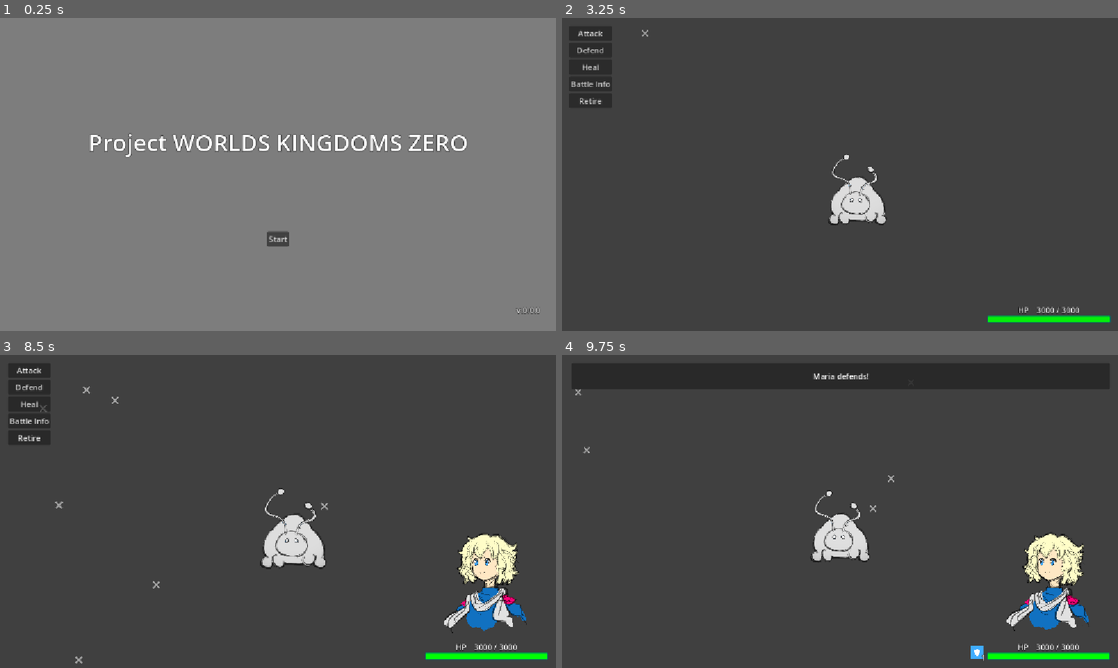
Above: before the commit, frames 1-4 (two rows, left to right).
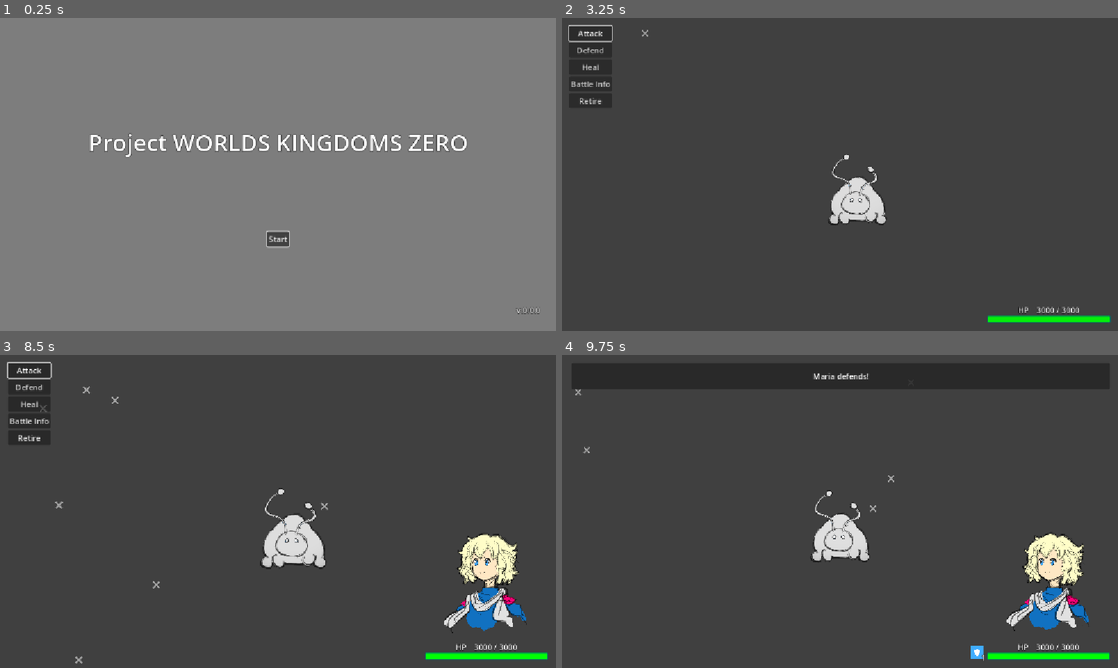
Above: after the commit, the same moments.

Repository: Adnyropast/pwkz-godot-4.7
Game: Godot game, scene res://scenes/title_screen.tscn
Two runs of this game, one before a commit and one after it. Both use one fixed random seed, a clock stepped at 60 frames per second and the inputs below. The engine's default icon, where the game draws it, is replaced by a stand-in: a white triangle on a blue panel in a dark square.
Inputs:
- Up to frame 1 (0.25 s): no input
- Up to frame 2 (3.25 s): click "Start" at 0.5 s; click "Maria Game" at 1.25 s; tap Enter (ui_accept) at 2, 2.27, 2.75, 3.02 s
- Up to frame 3 (8.5 s): click "Attack" at 3.5 s; tap Enter (ui_accept) at 5.27, 6.02, 6.77, 8.27 s; tap Escape (ui_cancel) at 6.4 s
- Up to frame 4 (9.75 s): click "Defend" at 8.75 s

The runs differ from the first frame. In frame 1, less than 0.1% of the frame differs, in the area x 47-53%, y 67-74%; in frame 2, 0.1%; in frame 3, 0.1%, in the area x 1-10%, y 2-8%; in frame 4, nothing differs.

Commit message:
feat: add keyboard navigation

Diff:
--- a/globals/SFX.gd
+++ b/globals/SFX.gd
@@ -1,11 +1,26 @@
 extends AudioStreamPlayer
+
+var disable_select_sound_once: bool = true
 
 func _enter_tree() -> void:
 	get_tree().node_added.connect(on_node_added)
 
+func reset_sound_select() -> void:
+	disable_select_sound_once = true
+
 func on_node_added(node: Node) -> void:
 	if node is Button:
-		node.pressed.connect(Sfx.play_confirm)
+		node.focus_entered.connect(on_node_focus_entered)
+		node.pressed.connect(on_node_pressed)
+
+func on_node_focus_entered() -> void:
+	if disable_select_sound_once:
+		disable_select_sound_once = false
+	else:
+		play_select()
+
+func on_node_pressed() -> void:
+	play_confirm()
 
 func play_select() -> void:
 	var audio_stream: AudioStream = preload("res://audio/sfx/sf1.ogg")
--- a/scenes/battle_commands_menu.gd
+++ b/scenes/battle_commands_menu.gd
@@ -15,10 +15,14 @@
 @onready var next_stage_button: Button = $SlideNode/MarginContainer/VBoxContainer/ButtonNextStage
 @onready var lose_battle_button: Button = $SlideNode/MarginContainer/VBoxContainer/ButtonLoseBattle
 @onready var fade_in_animation_player: AnimationPlayer = $FadeInAnimationPlayer
+@onready var first_button: Button = $SlideNode/MarginContainer/VBoxContainer/ButtonAttack
+@onready var battle_info_button: Button = $SlideNode/MarginContainer/VBoxContainer/ButtonBattleInfo
+@onready var retire_button: Button = $SlideNode/MarginContainer/VBoxContainer/ButtonRetire
 
 func _ready() -> void:
 	refresh_debug_buttons()
 	visibility_changed.connect(on_visibility_changed)
+	Navigation.set_first_button(first_button)
 
 func _on_button_next_stage_pressed() -> void:
 	next_stage_button_pressed.emit()
@@ -31,7 +35,7 @@
 
 func _on_button_retire_pressed() -> void:
 	pause()
-	PopupInterfaces.open_return_to_title_popup(unpause)
+	PopupInterfaces.open_return_to_title_popup(on_return_to_title_popup_canceled)
 
 func _on_button_lose_battle_pressed() -> void:
 	lose_battle_button_pressed.emit()
@@ -72,3 +76,11 @@
 		faded_in.emit()
 	else:
 		faded_out.emit()
+
+func on_battle_info_screen_closed() -> void:
+	battle_info_button.grab_focus()
+	unpause()
+
+func on_return_to_title_popup_canceled() -> void:
+	retire_button.grab_focus()
+	unpause()
--- a/scenes/battle_info_screen.gd
+++ b/scenes/battle_info_screen.gd
@@ -6,6 +6,7 @@
 @onready var max_hp_label: Label = $MarginContainer/PanelContainer/VBoxContainer/HBoxContainer2/MarginContainer2/VBoxContainer/VBoxContainer/HBoxContainer/HBoxContainer/MaxHPLabel
 @onready var hp_bar: ProgressBar = $MarginContainer/PanelContainer/VBoxContainer/HBoxContainer2/MarginContainer2/VBoxContainer/VBoxContainer/HPBar
 @onready var statuses_container: Container = $MarginContainer/PanelContainer/VBoxContainer/HBoxContainer2/MarginContainer2/VBoxContainer/StatusesContainer
+@onready var first_button: Button = $MarginContainer/PanelContainer/VBoxContainer/HBoxContainer2/MarginContainer/VBoxContainer/ButtonClose
 
 func _ready() -> void:
 	name_label.text = Enemy.get_enemy_name()
@@ -14,6 +15,7 @@
 	hp_bar.max_value = Enemy.get_max_hp()
 	hp_bar.value = Enemy.hp
 	update_statuses()
+	Navigation.set_first_button(first_button)
 
 func _on_button_close_pressed() -> void:
 	close_button_pressed.emit()
--- a/scenes/battle_info_screen.tscn
+++ b/scenes/battle_info_screen.tscn
@@ -1,6 +1,12 @@
 [gd_scene format=3 uid="uid://dplklkp8tc7uj"]
 
 [ext_resource type="Script" uid="uid://c1jesb7rsuyhm" path="res://scenes/battle_info_screen.gd" id="1_kywye"]
+
+[sub_resource type="InputEventAction" id="InputEventAction_4ct37"]
+action = &"ui_cancel"
+
+[sub_resource type="Shortcut" id="Shortcut_wx5fh"]
+events = [SubResource("InputEventAction_4ct37")]
 
 [sub_resource type="StyleBoxFlat" id="StyleBoxFlat_wl4qe"]
 bg_color = Color(0.003921569, 1, 0.023529412, 1)
@@ -80,6 +86,7 @@
 
 [node name="ButtonClose" type="Button" parent="MarginContainer/PanelContainer/VBoxContainer/HBoxContainer2/MarginContainer/VBoxContainer" unique_id=1950087175]
 layout_mode = 2
+shortcut = SubResource("Shortcut_wx5fh")
 text = "Close"
 
 [node name="MarginContainer2" type="MarginContainer" parent="MarginContainer/PanelContainer/VBoxContainer/HBoxContainer2" unique_id=2068745041]
--- a/scenes/battle_scene.gd
+++ b/scenes/battle_scene.gd
@@ -91,7 +91,7 @@
 	Phases.next_phase()
 
 func on_battle_info_screen_closed() -> void:
-	commands_menu_node.unpause()
+	commands_menu_node.on_battle_info_screen_closed()
 
 func on_player_turn() -> void:
 	Player.on_turn_start()
--- a/scenes/defeat_popup.gd
+++ b/scenes/defeat_popup.gd
@@ -1,4 +1,9 @@
 extends Control
+
+@onready var first_button: Button = $CenterContainer/PanelContainer/MarginContainer/VBoxContainer/VBoxContainer/ButtonRetry
+
+func _ready() -> void:
+	Navigation.set_first_button(first_button)
 
 func _on_button_retry_pressed() -> void:
 	queue_free()
--- a/scenes/dialogue_box.gd
+++ b/scenes/dialogue_box.gd
@@ -5,6 +5,7 @@
 @onready var name_label: Label = $VBoxContainer/LabelName
 @onready var message_label: Label = $VBoxContainer/PanelContainer/MarginContainer/LabelMessage
 @onready var text_display_animation_player = $TextDisplayAnimationPlayer
+@onready var first_button: Button = $VBoxContainer/HBoxContainer/ButtonNext
 
 func _on_button_next_pressed() -> void:
 	pause()
@@ -23,6 +24,7 @@
 	message_label.visible_characters = 0
 	text_display_animation_player.play("dialogue_box_text_display")
 	unpause()
+	Navigation.button_grab_focus(first_button)
 
 func pause() -> void:
 	process_mode = Node.PROCESS_MODE_DISABLED
--- a/scenes/equip_equipped_magicite_item.gd
+++ b/scenes/equip_equipped_magicite_item.gd
@@ -3,6 +3,7 @@
 signal button_pressed
 @onready var magicite_texture: TextureRect = $PanelContainer/MarginContainer/HBoxContainer/MagiciteTexture
 @onready var name_label: Label = $PanelContainer/MarginContainer/HBoxContainer/NameLabel
+@onready var item_button: Button = $ItemButton
 var index: int
 
 func _on_item_button_pressed() -> void:
@@ -24,3 +25,6 @@
 	else:
 		set_magicite_texture(magicite.get_texture())
 		set_magicite_name(magicite.name)
+
+func make_grab_focus() -> void:
+	Navigation.button_grab_focus(item_button)
--- a/scenes/equip_screen_popup.gd
+++ b/scenes/equip_screen_popup.gd
@@ -6,11 +6,13 @@
 @onready var equipped_container: Container = $MarginContainer/PanelContainer/VBoxContainer/HBoxContainer2/MarginContainer3/VBoxContainer/EquippedContainer
 @onready var magicites_container: Container = $MarginContainer/PanelContainer/VBoxContainer/HBoxContainer2/MarginContainer2/VBoxContainer/MagicitesContainer
 @onready var debug_max_button: Button = $MarginContainer/PanelContainer/VBoxContainer/HBoxContainer2/MarginContainer/VBoxContainer/ButtonDebugMax
+@onready var first_button: Button = $MarginContainer/PanelContainer/VBoxContainer/HBoxContainer2/MarginContainer/VBoxContainer/ButtonAttack
 var tab: PlayerMagicites.EquipTypes = PlayerMagicites.EquipTypes.ATTACK
 
 func _ready() -> void:
 	refresh_tabs()
 	refresh_debug_buttons()
+	Navigation.set_first_button(first_button)
 
 func _on_button_attack_pressed() -> void:
 	set_tab_attack()
@@ -31,10 +33,12 @@
 func on_inventory_magicite_item_pressed(magicite: Magicite) -> void:
 	PlayerMagicites.equip_magicite_end(tab, magicite)
 	refresh_tabs()
+	focus_equipped_magicite()
 
 func on_equipped_magicite_item_pressed(index: int) -> void:
 	PlayerMagicites.unequip_magicite_at(tab, index)
 	refresh_tabs()
+	focus_equipped_magicite_index(index)
 
 func refresh_equipped_magicites(magicites: Array[Magicite]) -> void:
 	for child in equipped_container.get_children():
@@ -100,3 +104,18 @@
 		debug_max_button.show()
 	else:
 		debug_max_button.hide()
+
+func focus_equipped_magicite_index(index: int) -> void:
+	equipped_container.get_child(index).make_grab_focus()
+
+func focus_equipped_magicite() -> void:
+	var magicites: Array
+
+	if tab == PlayerMagicites.EquipTypes.ATTACK:
+		magicites = PlayerMagicites.attack_magicites
+	elif tab == PlayerMagicites.EquipTypes.DEFEND:
+		magicites = PlayerMagicites.defend_magicites
+	elif tab == PlayerMagicites.EquipTypes.HEAL:
+		magicites = PlayerMagicites.heal_magicites
+
+	equipped_container.get_child(magicites.size() - 1).make_grab_focus()
--- a/scenes/return_to_title_popup.gd
+++ b/scenes/return_to_title_popup.gd
@@ -1,6 +1,10 @@
 extends Control
 
 signal cancel_button_pressed
+@onready var first_button: Button = $CenterContainer/PanelContainer/MarginContainer/VBoxContainer/HBoxContainer/ButtonCancel
+
+func _ready() -> void:
+	Navigation.set_first_button(first_button)
 
 func _on_button_cancel_pressed() -> void:
 	cancel_button_pressed.emit()
--- a/scenes/return_to_title_popup.tscn
+++ b/scenes/return_to_title_popup.tscn
@@ -1,6 +1,12 @@
 [gd_scene format=3 uid="uid://tagymrlkhr1g"]
 
 [ext_resource type="Script" uid="uid://ck7l035kk02g4" path="res://scenes/return_to_title_popup.gd" id="1_uouyy"]
+
+[sub_resource type="InputEventAction" id="InputEventAction_diuuc"]
+action = &"ui_cancel"
+
+[sub_resource type="Shortcut" id="Shortcut_8hnld"]
+events = [SubResource("InputEventAction_diuuc")]
 
 [node name="ReturnToTitlePopup" type="Control" unique_id=1811353790]
 layout_mode = 3
@@ -43,6 +49,7 @@
 
 [node name="ButtonCancel" type="Button" parent="CenterContainer/PanelContainer/MarginContainer/VBoxContainer/HBoxContainer" unique_id=1500220850]
 layout_mode = 2
+shortcut = SubResource("Shortcut_8hnld")
 text = "Cancel"
 
 [node name="ButtonReturnToTitle" type="Button" parent="CenterContainer/PanelContainer/MarginContainer/VBoxContainer/HBoxContainer" unique_id=1016886591]
--- a/scenes/rewards_popup.gd
+++ b/scenes/rewards_popup.gd
@@ -3,10 +3,12 @@
 signal next_button_pressed
 
 @onready var magicites_container: Container = $PanelContainer/CenterContainer/PanelContainer/MarginContainer/VBoxContainer/MagicitesContainer
+@onready var first_button: Button = $PanelContainer/CenterContainer/PanelContainer/MarginContainer/VBoxContainer/ButtonNext
 
 func _ready() -> void:
 	var magicites: Dictionary[Magicite, int] = RewardSystem.add_and_get_random_magicites()
 	set_magicite_items(magicites)
+	Navigation.set_first_button(first_button)
 
 func _on_button_next_pressed() -> void:
 	next_button_pressed.emit()
--- a/scenes/title_screen.gd
+++ b/scenes/title_screen.gd
@@ -3,11 +3,14 @@
 @onready var menu_container: Container = $VBoxContainer/MarginContainer2/MenuContainer
 @onready var start_menu: Control = $VBoxContainer/MarginContainer2/MenuContainer/StartMenu
 @onready var games_menu: Control = $VBoxContainer/MarginContainer2/MenuContainer/TitleScreenGamesMenu
+@onready var first_button: Button = $VBoxContainer/MarginContainer2/MenuContainer/StartMenu/VBoxContainer/ButtonStart
 
 func _ready() -> void:
 	Bgm.play_theme_title()
 	hide_games_menu()
 	show_start_menu()
+	Navigation.set_first_button_visibility_changed(first_button)
+	Navigation.button_grab_focus(first_button)
 
 func _on_button_start_pressed() -> void:
 	hide_start_menu()
--- a/scenes/title_screen_games_menu.gd
+++ b/scenes/title_screen_games_menu.gd
@@ -2,9 +2,11 @@
 
 signal canceled
 @onready var debug_button: Button = $VBoxContainer/DebugButton
+@onready var first_button: Button = $VBoxContainer/GameButton1
 
 func _ready() -> void:
 	refresh_debug_button()
+	Navigation.set_first_button_visibility_changed(first_button)
 
 func _process(_delta: float) -> void:
 	if Input.is_action_just_pressed("ui_cancel"):
--- a/scenes/world_select_item.gd
+++ b/scenes/world_select_item.gd
@@ -2,6 +2,7 @@
 
 @onready var world_texture: TextureRect = $VBoxContainer/MarginContainer/WorldTexture
 @onready var world_label: Label = $VBoxContainer/HBoxContainer/LabelWorld
+@onready var first_button: Button = $VBoxContainer/MarginContainer/ButtonSelect
 signal select_button_pressed
 var world: int
 
@@ -14,3 +15,6 @@
 
 func set_world(p_world: int) -> void:
 	world = p_world
+
+func set_first_item() -> void:
+	Navigation.set_first_button(first_button)
--- a/scenes/world_select_retry_screen.tscn
+++ b/scenes/world_select_retry_screen.tscn
@@ -4,6 +4,12 @@
 [ext_resource type="PackedScene" uid="uid://5fiv7sch53kc" path="res://scenes/world_select_screen.tscn" id="2_vbcqi"]
 
 [sub_resource type="StyleBoxFlat" id="StyleBoxFlat_517bk"]
+
+[sub_resource type="InputEventAction" id="InputEventAction_vocee"]
+action = &"ui_cancel"
+
+[sub_resource type="Shortcut" id="Shortcut_kywye"]
+events = [SubResource("InputEventAction_vocee")]
 
 [node name="WorldSelectRetryScreen" type="Control" unique_id=1882678397]
 layout_mode = 3
@@ -47,6 +53,7 @@
 
 [node name="ButtonCancel" type="Button" parent="VBoxContainer/MarginContainer/HBoxContainer" unique_id=1374933242]
 layout_mode = 2
+shortcut = SubResource("Shortcut_kywye")
 text = "Cancel"
 
 [connection signal="pressed" from="VBoxContainer/MarginContainer/HBoxContainer/ButtonCancel" to="." method="_on_button_cancel_pressed"]
--- a/scenes/world_select_screen.gd
+++ b/scenes/world_select_screen.gd
@@ -19,8 +19,12 @@
 	process_mode = Node.PROCESS_MODE_INHERIT
 
 func set_worlds(worlds: Array[int]) -> void:
+	var i: int = 0
 	for world in worlds:
 		var item: Node = InterfaceItems.create_world_select_item(world)
 		var select_button_pressed: Signal = item.select_button_pressed
 		select_button_pressed.connect(on_select_button_pressed)
 		worlds_container.add_child(item)
+		if i == 0:
+			item.set_first_item()
+		i = i + 1
--- /dev/null
+++ b/static/Navigation.gd
@@ -0,0 +1,19 @@
+extends Node
+
+class_name Navigation
+
+static func set_first_button(button: Button) -> void:
+	set_first_button_ready(button)
+	set_first_button_visibility_changed(button)
+	button_grab_focus(button)
+
+static func set_first_button_ready(button: Button) -> void:
+	button.ready.connect(button_grab_focus.bind(button))
+
+static func set_first_button_visibility_changed(button: Button) -> void:
+	button.visibility_changed.connect(button_grab_focus.bind(button))
+
+static func button_grab_focus(button: Button) -> void:
+	if button.is_visible_in_tree():
+		Sfx.reset_sound_select()
+		button.grab_focus.call_deferred()
Not shown, added: static/Navigation.gd.uid
